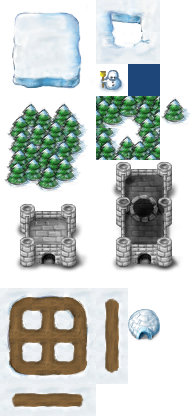
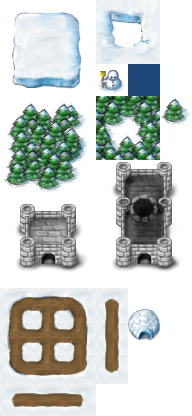
Revision of a layered 192px x 416px image; what changed, layer by layer:
painted on "TreesConcave" over left=96, top=96, right=160, bottom=160
renamed "Trees" to "TreesConvex", painted on it over left=25, top=103, right=88, bottom=166
